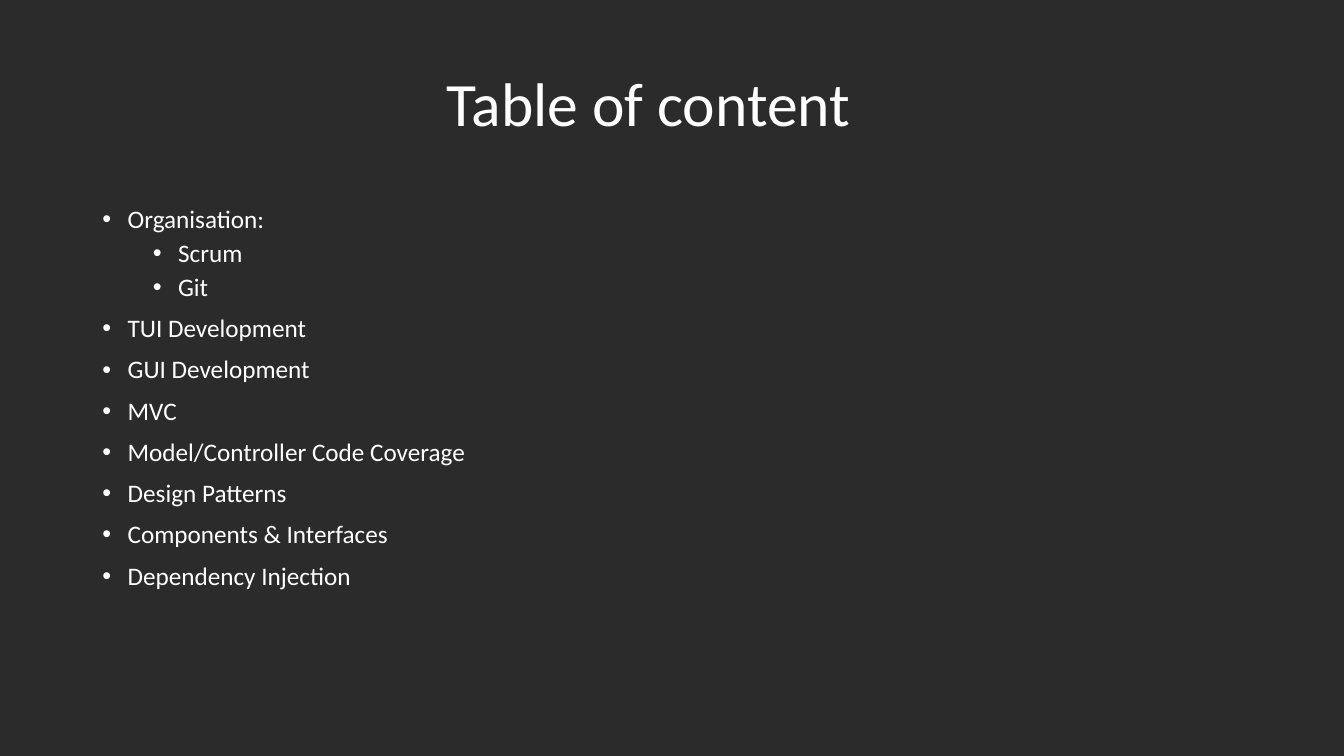
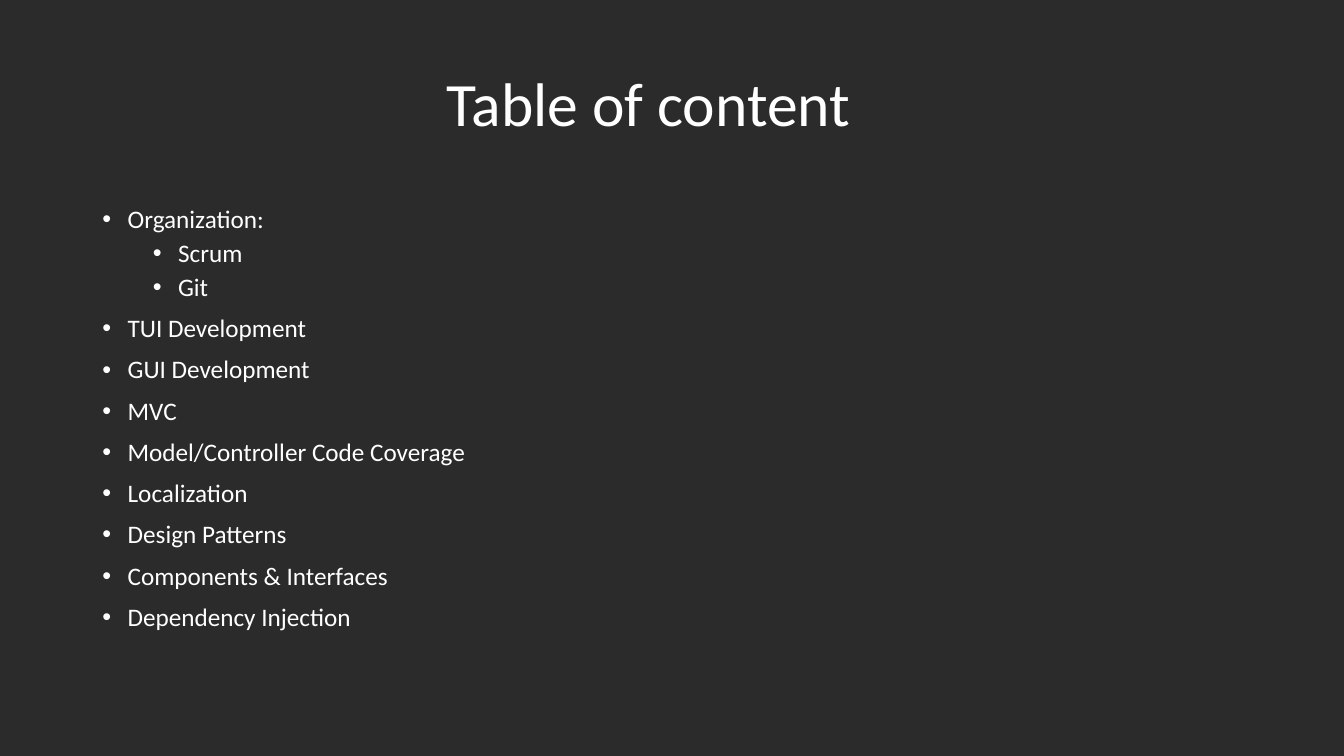
Before and after one commit to segidev/htwg.se.awol, a slide deck: slide 2 of Projektpräsentation SE.pptx. Drawn at 1344x756 pixels with LibreOffice and Linux fonts; fonts in the diff are those of the drawing; background and template pictures are left out; a plain dark background stands for a picture behind light text. Boxes give left, top, right and bottom in pixels: in the first picture for what was removed or moved away, otherwise in the second. Text is boxed around its words. In the diff, an @@ line names an element or a change of style, - is before the commit and + after.

```diff
--- a/Projektpräsentation SE.pptx
+++ b/Projektpräsentation SE.pptx
@@ text at box(128, 210, 264, 233): text changed @@
-• Organisation:
+• Organization:
@@ text at box(128, 484, 248, 502): paragraph added @@
+• Localization
```
Also in this commit, not shown: 5 other slides changed, 1 slide added, 1 other file.
